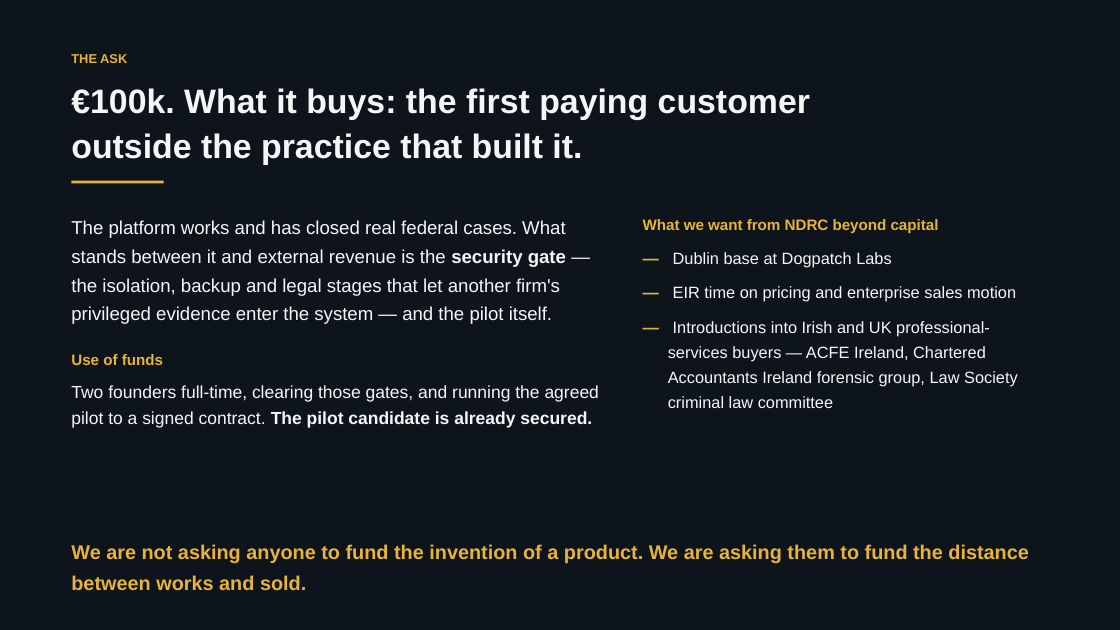
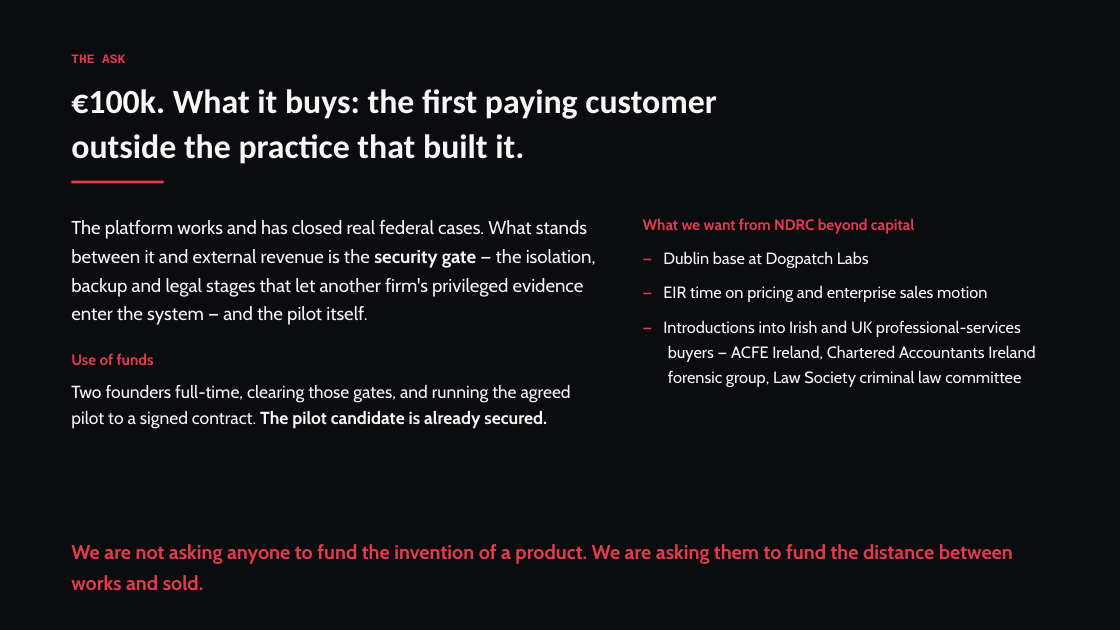
Before and after one commit to conorbowles51/owl-n4j, a slide deck: slide 10 of Loupe-NDRC-deck.pptx (slide 9 before the commit). Drawn at 1120x630 pixels with LibreOffice and Linux fonts; fonts in the diff are those of the drawing. Boxes give left, top, right and bottom in pixels: in the first picture for what was removed or moved away, otherwise in the second. Text is boxed around its words. In the diff, an @@ line names an element or a change of style, - is before the commit and + after.

```diff
--- a/Loupe-NDRC-deck.pptx
+++ b/Loupe-NDRC-deck.pptx
@@ background #0E141B to #0B0C0F @@
@@ text "THE ASK" at [71,54,125,63]: font Arial to Courier New, text colour #E8B339 to #E33B4C @@
@@ text "€100k. What it buys: the ..." at [71,89,717,164]: font Arial to Calibri, text colour #F4F6F8 to #F7F7F8 @@
@@ rectangle at [71,181,164,183]: fill #E8B339 to #E33B4C @@
@@ text "The platform works and has ..." at [71,220,596,429]: font Arial to Cabin, text colour #F4F6F8 to #F7F7F8; text colour #E8B339 to #E33B4C in "Use of funds" @@
@@ text "What we want from NDRC ..." at [643,218,1035,387]: font Arial to Cabin; text colour #E8B339 to #E33B4C in "What we want from NDRC beyond capital", "—", "—", "—"; text colour #F4F6F8 to #F7F7F8 in "Dublin base at Dogpatch Labs", "EIR time on pricing and enterprise sales ...", "Introductions into Irish and UK professional-services buyers ..." @@
@@ text "We are not asking anyone ..." at [71,544,1013,590]: font Arial to Cabin, text colour #E8B339 to #E33B4C @@
```
Also in this commit, not shown: 8 other slides changed, 1 slide added, 11 other files.
